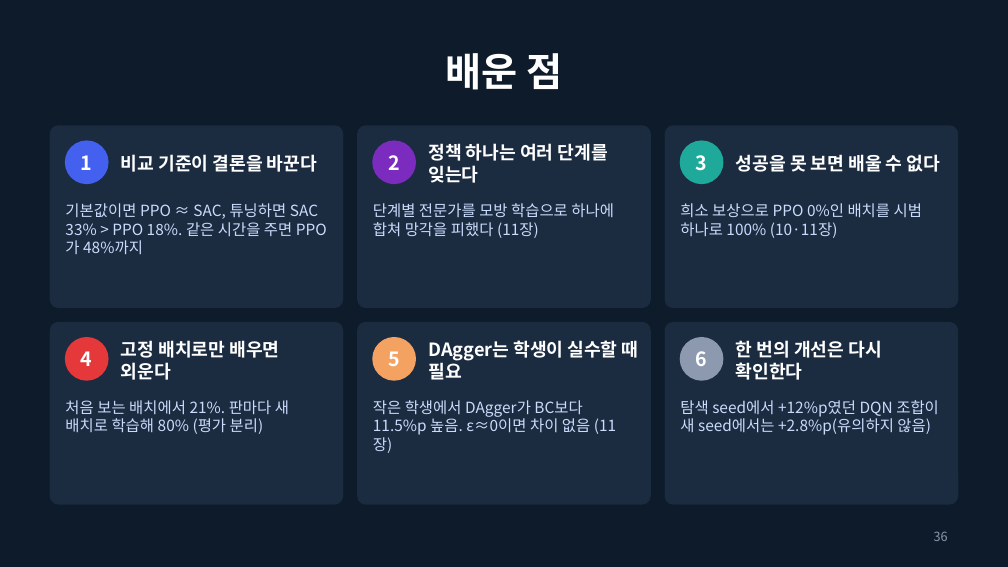
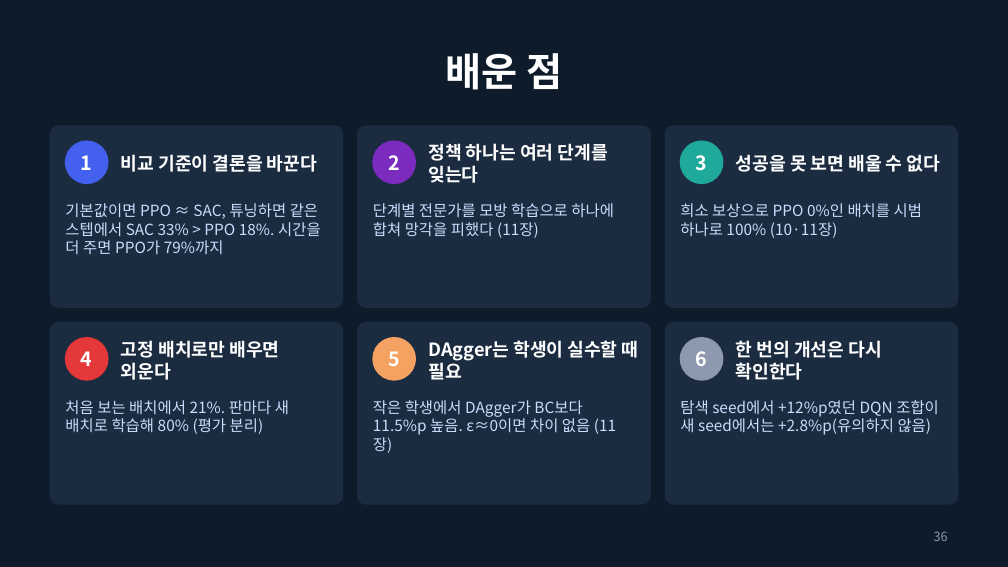
Before and after one commit to changxeokSong/reinforcement_learning, a slide deck: slide 36 of docs/LaserMission_presentation.pptx. Drawn at 1008x567 pixels with LibreOffice and Linux fonts; fonts in the diff are those of the drawing. Boxes give left, top, right and bottom in pixels: in the first picture for what was removed or moved away, otherwise in the second. Text is boxed around its words. In the diff, an @@ line names an element or a change of style, - is before the commit and + after.

```diff
--- a/docs/LaserMission_presentation.pptx
+++ b/docs/LaserMission_presentation.pptx
@@ text at (x1=65, y1=203, x2=321, y2=254): text changed @@
-기본값이면 PPO ≈ SAC, 튜닝하면 SAC 33% > PPO 18%. 같은 시간을 주면 PPO가 48%까지
+기본값이면 PPO ≈ SAC, 튜닝하면 같은 스텝에서 SAC 33% > PPO 18%. 시간을 더 주면 PPO가 79%까지
```
Also in this commit, not shown: 8 other slides changed, 1 slide added, 1 slide removed, 5 other files.
